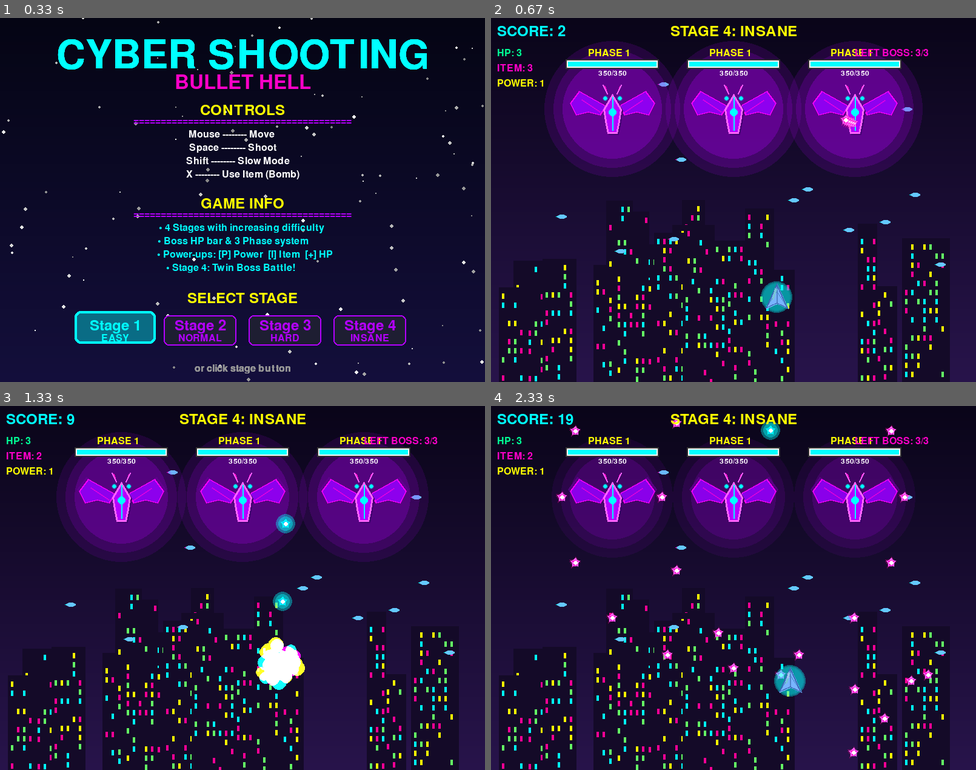
Above: before the commit, frames 1-4 (two rows, left to right).
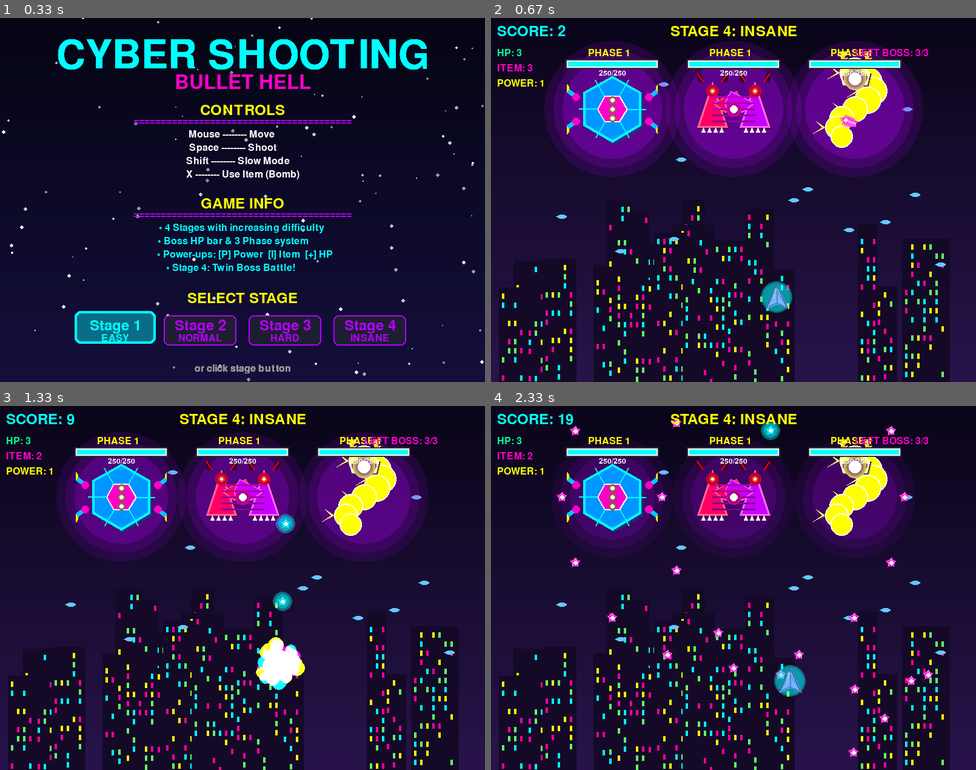
Above: after the commit, the same moments.

Repository: LeF-0213/MyPyGame
Game: pygame game, started from main.py
The game is run twice, just before and just after one commit, with the same random seed, the same clock (stepped at 60 frames per second) and the same inputs.
Inputs (mouse positions are in pixels of both pictures, inside the frame that each line leads up to):
- Up to frame 1 (0.33 s): no input
- Up to frame 2 (0.67 s): press the mouse at (859, 334) at 0.37 s; move the mouse to (820, 305) at 0.47 s; release the mouse at (782, 280) at 0.6 s
- Up to frame 3 (1.33 s): tap Space at 0.67, 1.07 s; move the mouse to (281, 664) at 1.03 s; tap X at 1.15 s
- Up to frame 4 (2.33 s): tap Space at 1.37 s; press the mouse at (859, 722) at 1.53 s; move the mouse to (743, 711) at 1.63 s; release the mouse at (626, 700) at 1.77 s; press the mouse at (859, 722) at 1.87 s; move the mouse to (723, 595) at 1.97 s; release the mouse at (588, 464) at 2.1 s; click (869, 719) at 2.22 s

Frame 1 is identical in both runs. In frame 2, 6.0% of the frame differs, in the area x 15-84%, y 9-36%; in frame 3, 6.1%; in frame 4, 6.2%, in the area x 15-85%, y 9-36%.

Commit message:
보스 이미지 추가

Diff:
--- a/src/game.py
+++ b/src/game.py
@@ -25,7 +25,10 @@
     # 이미지 로드
     try:
       self.player_img = pygame.image.load('assets/images/player.png').convert_alpha()
-      self.boss_img = pygame.image.load('assets/images/boss.png').convert_alpha()
+      self.boss1_img = pygame.image.load('assets/images/boss.png').convert_alpha()
+      self.boss2_img = pygame.image.load('assets/images/boss_stage2.png').convert_alpha()
+      self.boss3_img = pygame.image.load('assets/images/boss_stage3.png').convert_alpha()
+      self.boss4_img = pygame.image.load('assets/images/boss_stage4.png').convert_alpha()
       self.bullet_img = pygame.image.load('assets/images/bullet_cyan.png').convert_alpha()
       self.boss_bullet_img = pygame.image.load('assets/images/bullet.png').convert_alpha()
       self.enemy_bullet_img = pygame.image.load('assets/images/bullet_normal.png').convert_alpha()
@@ -67,12 +70,15 @@
     boss_count = config["boss_count"]
 
     if boss_count == 1:
-      boss = Boss(WIDTH // 2, 150, self.boss_img, self.boss_bullet_img, stage)
+      if stage == 1:
+        boss = Boss(WIDTH // 2, 150, self.boss1_img, self.boss_bullet_img, stage)
+      else:
+        boss = Boss(WIDTH // 2, 150, self.boss2_img, self.boss_bullet_img, stage)
       self.bosses.append(boss)
 
     elif boss_count == 2:
-      boss1 = Boss(WIDTH // 3, 150, self.boss_img, self.boss_bullet_img, stage)
-      boss2 = Boss(WIDTH * 2 // 3, 150, self.boss_img, self.boss_bullet_img, stage)
+      boss1 = Boss(WIDTH // 3, 150, self.boss3_img, self.boss_bullet_img, stage)
+      boss2 = Boss(WIDTH * 2 // 3, 150, self.boss4_img, self.boss_bullet_img, stage)
 
       # 서로 다른 패턴 타이밍 (교차 공격)
       boss2.attack_timer = config["cooldown"] / 2 # 절반씩 차이
@@ -81,9 +87,9 @@
       self.bosses.append(boss2)
 
     elif boss_count == 3:
-      boss1 = Boss(WIDTH // 4, 150, self.boss_img, self.boss_bullet_img, stage)
-      boss2 = Boss(WIDTH * 2 // 4, 150, self.boss_img, self.boss_bullet_img, stage)
-      boss3 = Boss(WIDTH * 3 // 4, 150, self.boss_img, self.boss_bullet_img, stage)
+      boss1 = Boss(WIDTH // 4, 150, self.boss2_img, self.boss_bullet_img, stage)
+      boss2 = Boss(WIDTH * 2 // 4, 150, self.boss4_img, self.boss_bullet_img, stage)
+      boss3 = Boss(WIDTH * 3 // 4, 150, self.boss3_img, self.boss_bullet_img, stage)
 
       boss2.attack_timer = config["cooldown"] * 2 / 3
       boss3.attack_timer = config["cooldown"] * 3 / 4
--- a/src/utils/constants.py
+++ b/src/utils/constants.py
@@ -39,9 +39,9 @@
 # 난이도
 DIFFICULTY_LEVELS = {
   1: {"name": "EASY", "boss_hp": 200, "attack_speed": 3.0, "cooldown": 2.5, "boss_count": 1},
-  2: {"name": "NORMAL", "boss_hp": 250, "attack_speed": 2.5, "cooldown": 2, "boss_count": 1},
+  2: {"name": "NORMAL", "boss_hp": 350, "attack_speed": 2.5, "cooldown": 2, "boss_count": 1},
   3: {"name": "HARD", "boss_hp": 250, "attack_speed": 2.0, "cooldown": 1, "boss_count": 2},
-  4: {"name": "INSANE", "boss_hp": 350, "attack_speed": 1.5, "cooldown": 1, "boss_count": 3}
+  4: {"name": "INSANE", "boss_hp": 250, "attack_speed": 1.5, "cooldown": 1, "boss_count": 3}
 }
 
 # 점수
--- a/tools/generate_images.py
+++ b/tools/generate_images.py
@@ -481,10 +481,365 @@
 
   return img
 
+def create_dragon_king(size=200):
+    """🐉 드래곤 킹 - Stage 1 (네온 사이버 드래곤)"""
+    img = Image.new('RGBA', (size, size), (0, 0, 0, 0))
+    draw = ImageDraw.Draw(img)
+    cx, cy = size // 2, size // 2
+
+    # === 몸통 (중앙 큰 다이아몬드) ===
+    body_size = 50
+    body = [
+        (cx, cy - body_size),           # 머리 (위)
+        (cx + body_size, cy),           # 오른쪽
+        (cx, cy + body_size + 20),      # 꼬리 (아래)
+        (cx - body_size, cy),           # 왼쪽
+    ]
+
+    # 그림자
+    shadow_body = [(x+3, y+3) for x, y in body]
+    draw.polygon(shadow_body, fill=(80, 0, 120, 150))
+
+    # 메인 몸통
+    draw.polygon(body, fill=(180, 0, 255, 255))  # 보라
+    draw.polygon(body, outline=(255, 50, 255, 255), width=4)
+
+    # === 날개 (뒤쪽) ===
+    # 왼쪽 날개
+    left_wing = [
+        (cx - 10, cy - 10),
+        (cx - 70, cy - 35),
+        (cx - 85, cy - 5),
+        (cx - 70, cy + 20),
+        (cx - 30, cy + 5),
+    ]
+    draw.polygon(left_wing, fill=(150, 0, 200, 220))
+    draw.polygon(left_wing, outline=(255, 0, 255, 255), width=3)
+
+    # 오른쪽 날개
+    right_wing = [
+        (cx + 10, cy - 10),
+        (cx + 70, cy - 35),
+        (cx + 85, cy - 5),
+        (cx + 70, cy + 20),
+        (cx + 30, cy + 5),
+    ]
+    draw.polygon(right_wing, fill=(150, 0, 200, 220))
+    draw.polygon(right_wing, outline=(255, 0, 255, 255), width=3)
+
+    # === 머리 디테일 ===
+    # 뿔 (왼쪽)
+    horn_left = [
+        (cx - 15, cy - body_size),
+        (cx - 25, cy - body_size - 25),
+        (cx - 18, cy - body_size - 22)
+    ]
+    draw.polygon(horn_left, fill=(255, 0, 200, 255))
+
+    # 뿔 (오른쪽)
+    horn_right = [
+        (cx + 15, cy - body_size),
+        (cx + 25, cy - body_size - 25),
+        (cx + 18, cy - body_size - 22)
+    ]
+    draw.polygon(horn_right, fill=(255, 0, 200, 255))
+
+    # 눈 (빛나는 효과)
+    for eye_x in [cx - 18, cx + 18]:
+        for r in range(8, 3, -1):
+            draw.ellipse([eye_x - r, cy - body_size + 15 - r,eye_x + r, cy - body_size + 15 + r], fill=(0, 255, 255, 255 // (9 - r)))
+        draw.ellipse([eye_x - 4, cy - body_size + 11, eye_x + 4, cy - body_size + 19], fill=(0, 255, 255, 255))
+
+    # === 에너지 코어 (가슴) ===
+    for r in range(15, 8, -1):
+        alpha = 200 - (15 - r) * 20
+        draw.ellipse([cx - r, cy - r, cx + r, cy + r], fill=(0, 255, 200, alpha))
+    draw.ellipse([cx - 8, cy - 8, cx + 8, cy + 8], fill=(0, 255, 255, 255))
+
+    # === 몸통 라인 ===
+    draw.line([(cx, cy - body_size + 10), (cx, cy + body_size)], fill=(255, 100, 255, 255), width=3)
+
+    return img
+
+
+def create_cyber_beast(size=200):
+    """👾 사이버 비스트 - Stage 2 (메카닉 몬스터)"""
+    img = Image.new('RGBA', (size, size), (0, 0, 0, 0))
+    draw = ImageDraw.Draw(img)
+    cx, cy = size // 2, size // 2
+
+    # === 메인 바디 (육각형) ===
+    angles = 6
+    radius = 55
+    body_points = []
+    for i in range(angles):
+        angle = (i / angles) * 2 * math.pi - math.pi / 2
+        x = cx + radius * math.cos(angle)
+        y = cy + radius * math.sin(angle)
+        body_points.append((x, y))
+
+    # 그림자
+    shadow_points = [(x+3, y+3) for x, y in body_points]
+    draw.polygon(shadow_points, fill=(0, 80, 120, 150))
+
+    # 메인 바디
+    draw.polygon(body_points, fill=(0, 150, 255, 255))  # 시안
+    draw.polygon(body_points, outline=(0, 255, 255, 255), width=4)
+
+    # === 기계 팔 (4개) ===
+    arm_positions = [
+        (-60, -20, -80, -35),  # 왼쪽 위
+        (-60, 20, -80, 35),    # 왼쪽 아래
+        (60, -20, 80, -35),    # 오른쪽 위
+        (60, 20, 80, 35),      # 오른쪽 아래
+    ]
+
+    for x1, y1, x2, y2 in arm_positions:
+        # 팔
+        draw.line([(cx + x1, cy + y1), (cx + x2, cy + y2)],fill=(0, 200, 255, 255), width=8)
+        # 관절
+        draw.ellipse([cx + x1 - 6, cy + y1 - 6, cx + x1 + 6, cy + y1 + 6], fill=(255, 0, 200, 255))
+        # 끝 부분 (무기)
+        draw.ellipse([cx + x2 - 8, cy + y2 - 8, cx + x2 + 8, cy + y2 + 8], fill=(255, 255, 0, 255))
+
+    # === 코어 (중앙 육각형) ===
+    core_radius = 25
+    core_points = []
+    for i in range(6):
+        angle = (i / 6) * 2 * math.pi
+        x = cx + core_radius * math.cos(angle)
+        y = cy + core_radius * math.sin(angle)
+        core_points.append((x, y))
+
+    draw.polygon(core_points, fill=(255, 0, 200, 255))
+    draw.polygon(core_points, outline=(255, 255, 255, 255), width=2)
+
+    # === 눈 (3개) ===
+    for eye_y in [cy - 15, cy, cy + 15]:
+        for r in range(6, 2, -1):
+            draw.ellipse([cx - r, eye_y - r, cx + r, eye_y + r],
+                        fill=(255, 255, 0, 200 - r * 20))
+        draw.ellipse([cx - 3, eye_y - 3, cx + 3, eye_y + 3],
+                    fill=(255, 255, 255, 255))
+
+    # === 기계 디테일 (선) ===
+    for i in range(6):
+        angle = (i / 6) * 2 * math.pi
+        x1 = cx + 25 * math.cos(angle)
+        y1 = cy + 25 * math.sin(angle)
+        x2 = cx + 55 * math.cos(angle)
+        y2 = cy + 55 * math.sin(angle)
+        draw.line([(x1, y1), (x2, y2)], fill=(0, 255, 255, 255), width=2)
+
+    return img
+
+
+def create_thunder_lord(size=200):
+    """⚡ 썬더 로드 - Stage 3 (전기 드래곤)"""
+    img = Image.new('RGBA', (size, size), (0, 0, 0, 0))
+    draw = ImageDraw.Draw(img)
+    cx, cy = size // 2, size // 2
+
+    # === 뱀 같은 몸통 (S자 곡선) ===
+    segments = 8
+    for i in range(segments):
+        t = i / segments
+        # S자 곡선
+        x = cx + 30 * math.sin(t * math.pi * 2)
+        y = cy - 60 + t * 120
+        radius = 25 - t * 8
+
+        # 세그먼트
+        draw.ellipse([x - radius, y - radius, x + radius, y + radius],
+                    fill=(255, 255, 0, 255))
+        draw.ellipse([x - radius, y - radius, x + radius, y + radius],
+                    outline=(255, 255, 255, 255), width=2)
+
+        # 전기 스파크
+        if i % 2 == 0:
+            spark_points = [
+                (x - radius, y),
+                (x - radius - 15, y - 10),
+                (x - radius - 5, y),
+                (x - radius - 20, y + 10),
+                (x - radius, y)
+            ]
+            draw.polygon(spark_points, fill=(255, 255, 100, 255))
+
+    # === 머리 (꼭대기) ===
+    head_size = 40
+    head = [
+        (cx, cy - 80),                    # 뾰족한 머리
+        (cx + 25, cy - 60),
+        (cx + 20, cy - 40),
+        (cx - 20, cy - 40),
+        (cx - 25, cy - 60),
+    ]
+
+    # 그림자
+    shadow_head = [(x+2, y+2) for x, y in head]
+    draw.polygon(shadow_head, fill=(100, 100, 0, 150))
+
+    # 메인 머리
+    draw.polygon(head, fill=(255, 255, 0, 255))
+    draw.polygon(head, outline=(255, 255, 255, 255), width=3)
+
+    # === 뿔 (전기 안테나) ===
+    for horn_x in [cx - 20, cx + 20]:
+        # 뿔
+        horn = [
+            (horn_x, cy - 70),
+            (horn_x - 5, cy - 95),
+            (horn_x + 5, cy - 95),
+        ]
+        draw.polygon(horn, fill=(255, 200, 0, 255))
+
+        # 전기 효과
+        for i in range(5):
+            offset = i * 5
+            draw.line([(horn_x, cy - 70 - offset),
+                      (horn_x + (-1)**i * 8, cy - 75 - offset)],
+                     fill=(255, 255, 200, 255), width=2)
+
+    # === 눈 (번개 모양) ===
+    for eye_x in [cx - 12, cx + 12]:
+        # 번개 눈
+        lightning = [
+            (eye_x, cy - 60),
+            (eye_x + 3, cy - 55),
+            (eye_x - 1, cy - 55),
+            (eye_x + 2, cy - 50),
+            (eye_x - 2, cy - 50),
+            (eye_x, cy - 45),
+        ]
+        draw.polygon(lightning, fill=(255, 255, 255, 255))
+
+        # 글로우
+        for r in range(8, 3, -1):
+            draw.ellipse([eye_x - r, cy - 52 - r, eye_x + r, cy - 52 + r],
+                        fill=(255, 255, 0, 150 - r * 10))
+
+    # === 에너지 코어 (가슴) ===
+    for r in range(18, 10, -1):
+        alpha = 200 - (18 - r) * 15
+        draw.ellipse([cx - r, cy - 50 - r, cx + r, cy - 50 + r],
+                    fill=(255, 255, 100, alpha))
+    draw.ellipse([cx - 10, cy - 60, cx + 10, cy - 40],
+                fill=(255, 255, 255, 255))
+
+    return img
+
+
+def create_twin_demons(size=200):
+    """💀 트윈 데몬즈 - Stage 4 (쌍둥이 악마)"""
+    img = Image.new('RGBA', (size, size), (0, 0, 0, 0))
+    draw = ImageDraw.Draw(img)
+    cx, cy = size // 2, size // 2
+
+    # === 쌍둥이 구조 (좌우 대칭) ===
+    offset = 35
+
+    for side in [-1, 1]:  # -1: 왼쪽, 1: 오른쪽
+        base_x = cx + side * offset
+
+        # === 몸통 (역삼각형) ===
+        body = [
+            (base_x, cy - 45),                    # 머리
+            (base_x - 25, cy + 30),               # 왼쪽 아래
+            (base_x + 25, cy + 30),               # 오른쪽 아래
+        ]
+
+        # 그림자
+        shadow = [(x+2, y+2) for x, y in body]
+        draw.polygon(shadow, fill=(80, 0, 0, 150))
+
+        # 메인 몸통 (좌우 색 다르게)
+        if side == -1:
+            body_color = (255, 0, 100, 255)   # 왼쪽: 핑크
+            outline_color = (255, 100, 150, 255)
+        else:
+            body_color = (200, 0, 255, 255)   # 오른쪽: 보라
+            outline_color = (255, 100, 255, 255)
+
+        draw.polygon(body, fill=body_color)
+        draw.polygon(body, outline=outline_color, width=3)
+
+        # === 날개 (박쥐 날개) ===
+        wing = [
+            (base_x, cy - 10),
+            (base_x - side * 40, cy - 30),
+            (base_x - side * 50, cy - 10),
+            (base_x - side * 45, cy + 5),
+            (base_x - side * 20, cy + 5),
+        ]
+        draw.polygon(wing, fill=body_color)
+        draw.polygon(wing, outline=outline_color, width=2)
+
+        # === 뿔 (악마 뿔) ===
+        for horn_side in [-1, 1]:
+            horn_x = base_x + horn_side * 15
+            horn = [
+                (horn_x, cy - 45),
+                (horn_x + horn_side * 5, cy - 60),
+                (horn_x + horn_side * 12, cy - 58),
+                (horn_x + horn_side * 8, cy - 45),
+            ]
+            draw.polygon(horn, fill=(50, 0, 50, 255))
+            draw.line([(horn_x, cy - 45), (horn_x + horn_side * 10, cy - 59)], fill=(255, 0, 0, 255), width=2)
+
+        # === 눈 (빛나는 빨간 눈) ===
+        eye_x = base_x
+        eye_y = cy - 30
+
+        for r in range(10, 4, -1):
+            alpha = 200 - (10 - r) * 20
+            draw.ellipse([eye_x - r, eye_y - r, eye_x + r, eye_y + r],
+                        fill=(255, 0, 0, alpha))
+        draw.ellipse([eye_x - 5, eye_y - 5, eye_x + 5, eye_y + 5],
+                    fill=(255, 50, 50, 255))
+        draw.ellipse([eye_x - 2, eye_y - 2, eye_x + 2, eye_y + 2],
+                    fill=(255, 255, 255, 255))
+
+        # === 이빨 ===
+        teeth_y = cy + 30
+        for tooth_x in range(-15, 20, 10):
+            tooth = [
+                (base_x + tooth_x, teeth_y),
+                (base_x + tooth_x - 3, teeth_y + 8),
+                (base_x + tooth_x + 3, teeth_y + 8),
+            ]
+            draw.polygon(tooth, fill=(255, 255, 255, 255))
+
+    # === 중앙 연결 (에너지) ===
+    for i in range(5):
+        y_pos = cy - 20 + i * 10
+        draw.line([(cx - offset, y_pos), (cx + offset, y_pos)],
+                 fill=(255, 0, 200, 150 - i * 20), width=3)
+
+    # 중앙 코어
+    for r in range(12, 6, -1):
+        alpha = 200 - (12 - r) * 20
+        draw.ellipse([cx - r, cy - r, cx + r, cy + r],
+                    fill=(255, 0, 150, alpha))
+    draw.ellipse([cx - 6, cy - 6, cx + 6, cy + 6],
+                fill=(255, 255, 255, 255))
+
+    return img
+
 # ===================== 실행 =====================
 
 if __name__ == "__main__":
   print("게임 에셋 생성 start")
+  dragon = create_dragon_king(200)
+  dragon.save('assets/images/boss_stage1.png')
+  # cyber = create_cyber_beast(150)
+  # cyber.save('assets/images/boss_stage2.png')
+  thunder = create_thunder_lord(200)
+  thunder.save('assets/images/boss_stage3.png')
+  demons = create_twin_demons(150)
+  demons.save('assets/images/boss_stage4.png')
+
+
   # bullet = create_normal_bullet(16)
   # bullet.save('bullet_normal.png')
 
--- a/tools/tempCodeRunnerFile.py
+++ b/tools/tempCodeRunnerFile.py
@@ -1,30 +1,4 @@
-for i in range(5):
-  #   x = random.randint(0, width - 100)
-  #   building_width = random.randint(60, 120)
-  #   building_height = random.randint(300, 450)
 
-  #   # 메인 빌딩
-  #   draw.rectangle([x, height - building_height, x + building_height, height], fill=(40, 20, 60))
-
-  #   # 네온 외곽선
-  #   neon_color = random.choice([
-  #     (255, 0, 200),
-  #     (0, 255, 255),
-  #     (255, 100, 255)
-  #   ])
-  #   draw.rectangle([x, height - building_height, x + building_width, height], outline=neon_color, width=2)
-
-  #   # 빌딩 창문들
-  #   for floor in range(building_height // 12):
-  #     for window in range(building_width // 8):
-  #       wx = x + 4 + window * 8
-  #       wy = height - building_height + 5 + floor * 12
-
-  #       if random.random() > 0.4:
-  #         window_color = random.choice([
-  #           (255, 0, 150),
-  #           (0, 200, 255),
-  #           (255, 200, 0),
-  #           (100, 255, 150)
-  #         ])
-  #         draw.rectangle([wx, wy, wx + 4, wy + 8], fill=window_color)
+  # dragon.save('assets/images/boss_stage1.png')
+  # cyber = create_cyber_beast(150)
+  # cyber.save('assets/images/boss_stage2.png')
Not shown, changed: README.md
Binary file added: assets/images/boss_stage1.png
Binary file added: assets/images/boss_stage2.png
Binary file added: assets/images/boss_stage3.png
Binary file added: assets/images/boss_stage4.png
Binary file added: assets/screenshots/title_img.png
